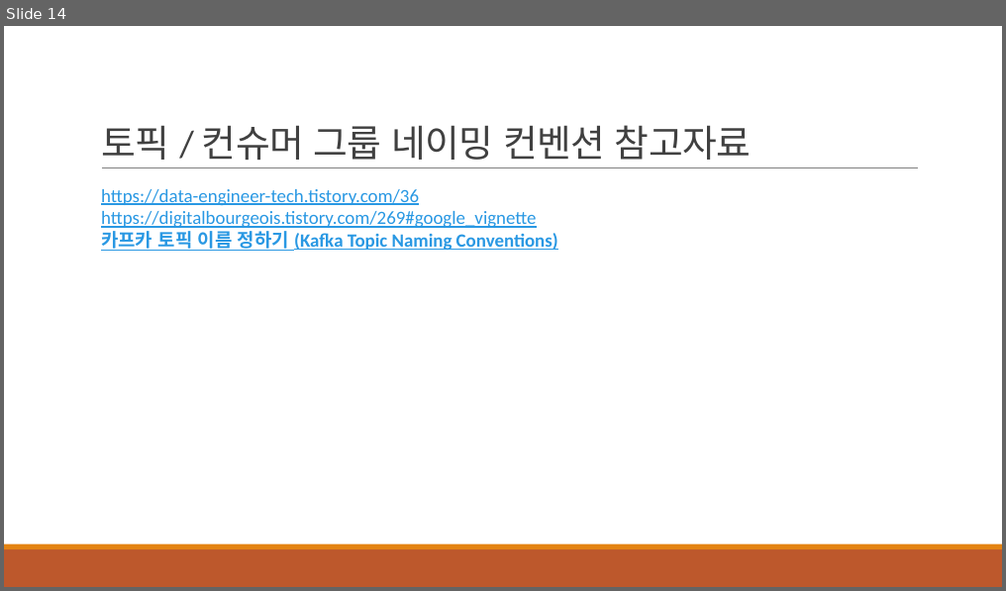
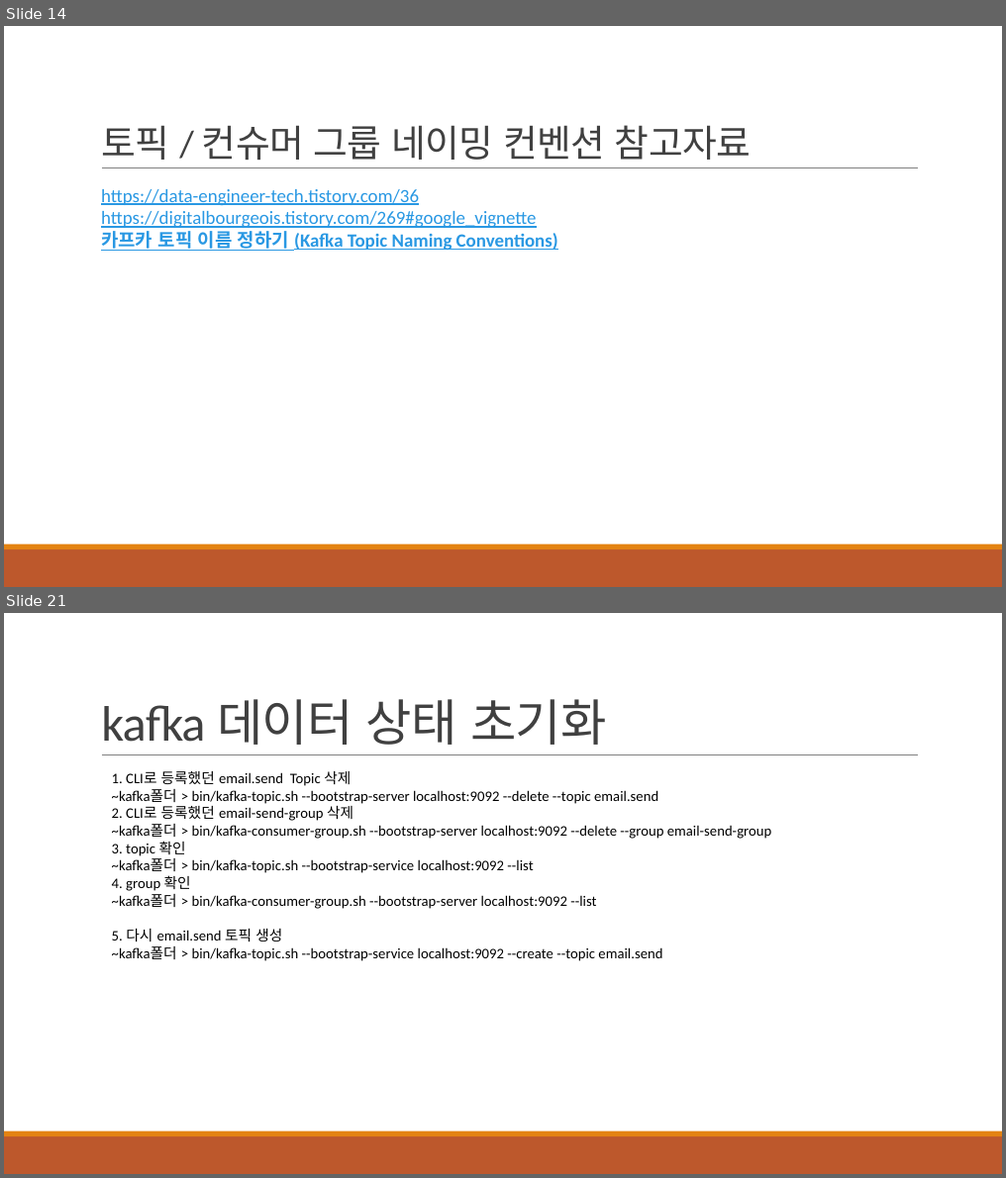
Before and after one commit to khb3025/kafka, a slide deck: ppt/2.Kafka 기본 개념.pptx. Shown one above the other, each under a label of ours: slide 14 before the commit, slides 14 and 21 after it; the slides between them are not shown. The pictures are 1006x591 and 1006x1178 pixels, drawn with LibreOffice and Linux fonts; fonts in the diff are those of the drawing. Boxes give left, top, right and bottom in pixels: in the first picture for what was removed or moved away, otherwise in the second. Text is boxed around its words. In the diff, an @@ line names an element or a change of style, - is before the commit and + after.

Commit message:
feat: SpringBoot(Producer) EmailSend 요청으로 카프카에 메세지 저장하기

```diff
--- a/ppt/2.Kafka 기본 개념.pptx
+++ b/ppt/2.Kafka 기본 개념.pptx
@@ slide 21 added at [4, 613, 1002, 1174], background #FFFFFF; not listed: 3 template elements that a slide beside it also shows @@
@@ title added at [101, 699, 607, 745], 48 pt, text #404040 @@
+kafka 데이터 상태 초기화
@@ text added at [112, 771, 771, 961], 14 pt, text #000000 @@
+1. CLI로 등록했던 email.send Topic 삭제
+~kafka폴더 > bin/kafka-topic.sh --bootstrap-server localhost:9092 --delete --topic email.send
+2. CLI로 등록했던 email-send-group 삭제
+~kafka폴더 > bin/kafka-consumer-group.sh --bootstrap-server localhost:9092 --delete --group email-send-group
+3. topic 확인
+~kafka폴더 > bin/kafka-topic.sh --bootstrap-service localhost:9092 --list
+4. group 확인
+~kafka폴더 > bin/kafka-consumer-group.sh --bootstrap-server localhost:9092 --list
+5. 다시 email.send 토픽 생성
+~kafka폴더 > bin/kafka-topic.sh --bootstrap-service localhost:9092 --create --topic email.send
```
Also in this commit, not shown: 7 other slides added, 17 other files.
